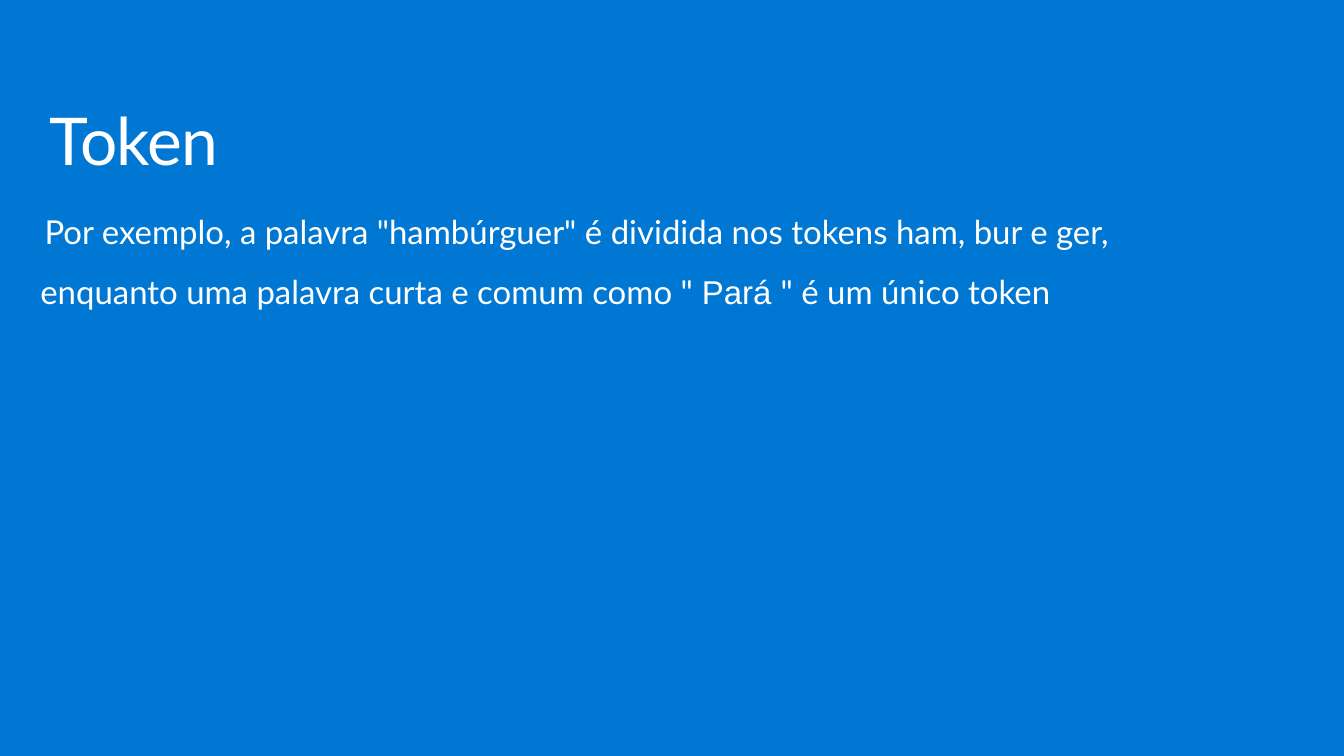
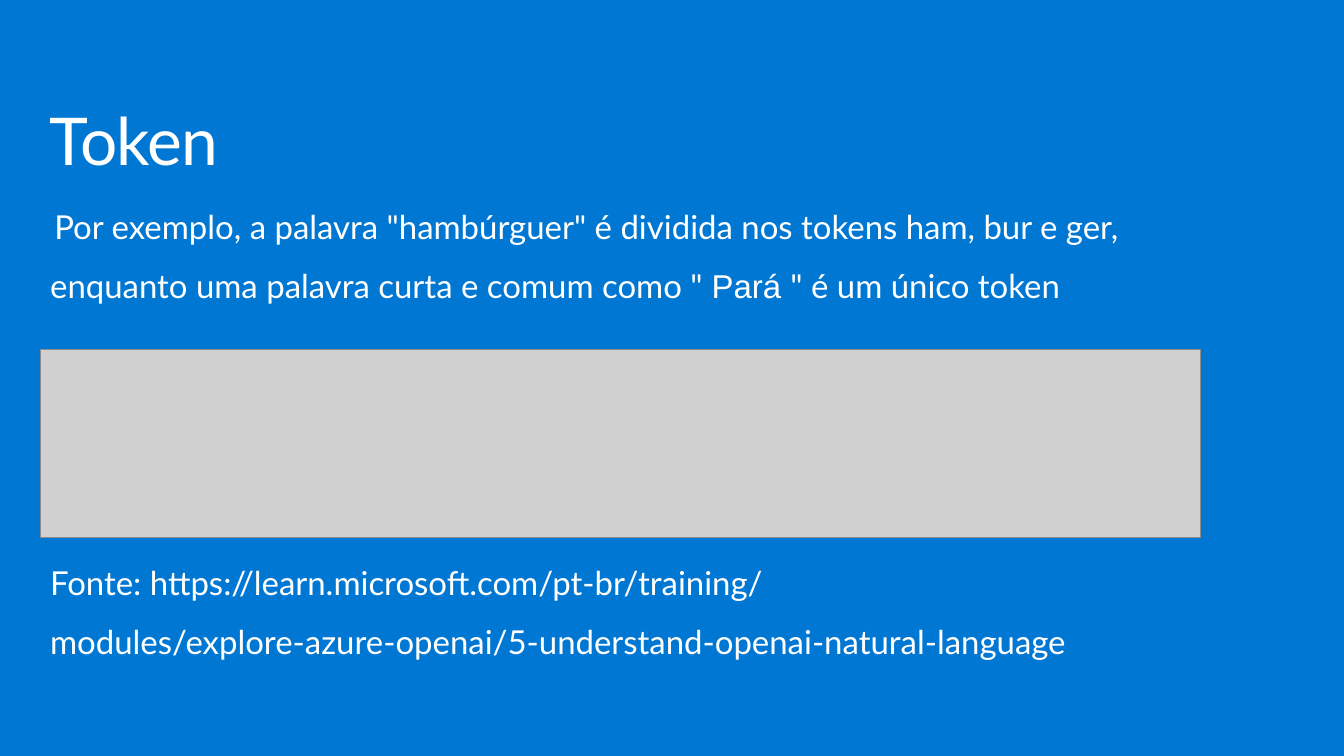
Before and after one commit to jpitapeva/azureopenai, a slide deck: slide 13 of AzureOpenAI.pptx. Drawn at 1344x756 pixels with LibreOffice and Linux fonts; fonts in the diff are those of the drawing; grey boxes stand for pictures; background and template pictures are left out. Boxes give left, top, right and bottom in pixels: in the first picture for what was removed or moved away, otherwise in the second. Text is boxed around its words. In the diff, an @@ line names an element or a change of style, - is before the commit and + after.

Commit message:
edita slide

```diff
--- a/AzureOpenAI.pptx
+++ b/AzureOpenAI.pptx
@@ text "Por exemplo, a palavra "hambúrguer" ...": place and size @@
-text "Por exemplo, a palavra "hambúrguer" ..." at (40, 219, 1108, 310)
+text "Por exemplo, a palavra "hambúrguer" ..." at (50, 214, 1118, 660)
@@ picture added at (41, 350, 1201, 539) @@
@@ text at (50, 570, 1066, 660): paragraphs added @@
+Fonte: https://learn.microsoft.com/pt-br/training/
+modules/explore-azure-openai/5-understand-openai-natural-language
```
